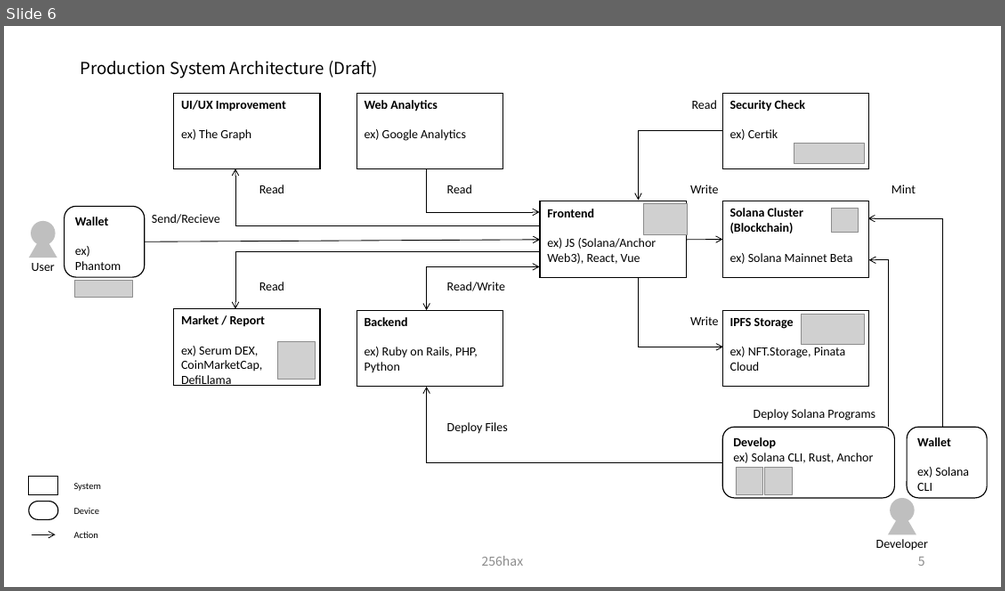
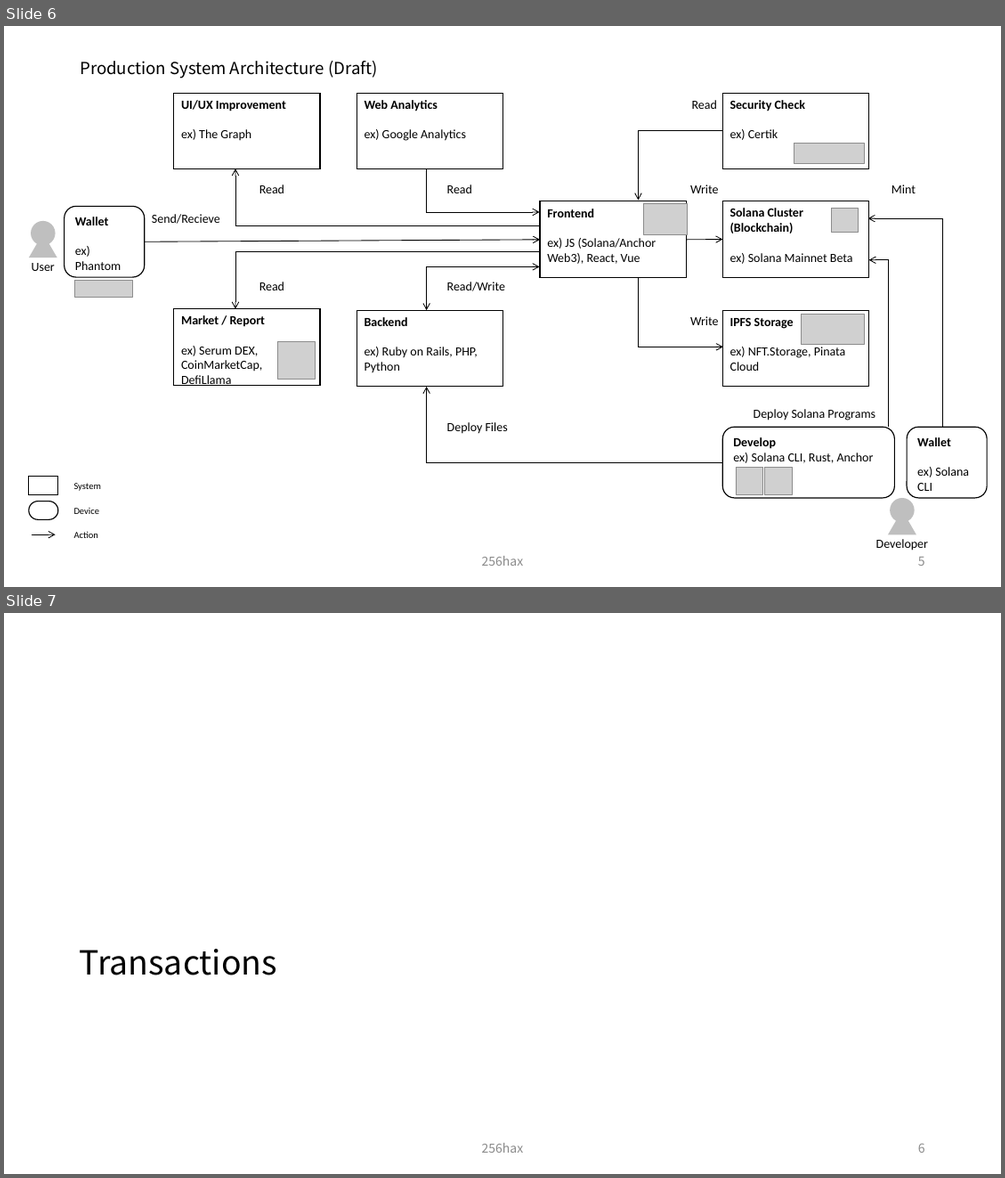
Before and after one commit to SmartGru25/Solana-React-Minimal, a slide deck: docs/Solana_Blockchain_Outline_Figure.pptx. Shown one above the other, each under a label of ours: slide 6 before the commit, slides 6 and 7 after it. The pictures are 1005x591 and 1005x1178 pixels, drawn with LibreOffice and Linux fonts; fonts in the diff are those of the drawing; grey boxes stand for pictures. Boxes give left, top, right and bottom in pixels: in the first picture for what was removed or moved away, otherwise in the second. Text is boxed around its words. In the diff, an @@ line names an element or a change of style, - is before the commit and + after.

Commit message:
docs: add transaction

```diff
--- a/docs/Solana_Blockchain_Outline_Figure.pptx
+++ b/docs/Solana_Blockchain_Outline_Figure.pptx
@@ slide 7 added at box(4, 613, 1001, 1174), background #FFFFFF @@
@@ title added at box(80, 949, 277, 975), 32 pt, text #000000 @@
+Transactions
@@ text added at box(482, 1143, 524, 1152), 12 pt, text #8C8C8C @@
+256hax
@@ page number added at box(918, 1143, 925, 1152), 12 pt, text #8C8C8C @@
+6
```
Also in this commit, not shown: 3 other slides added.
